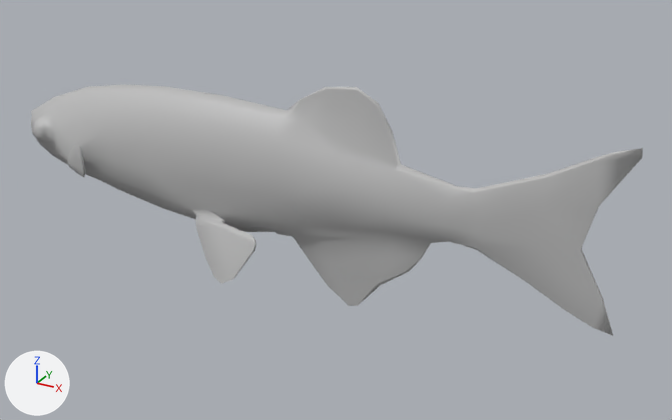
Two versions of the FBX model PhaseII_ProofOfConcept/Assets/Meshes/fish2.fbx, one commit apart.
Before and after are seen from a camera (50 mm lens) standing at (0.534, -0.848, 0.41) and looking at (0.057, 0.019, -0.024). The lights are fixed; the arrows at lower left show +X, +Y and +Z. Where no turn or scale is listed for an object, it has been applied to the vertices.

Before the edit, the objects in view are built like this:
```python
me_mesh = bpy.data.meshes.new('Mesh')
me_mesh.from_pydata(...)  # 440 vertices, 466 faces; spans x -0.392..0.392, y -0.075..0.075, z -0.133..0.133
me_mesh.materials.append(mat_lambert1)  # grey #bcbcbc
ob_fish2 = bpy.data.objects.new('fish2', me_mesh)
ob_fish2.location = (0.0, 0.0, 0.0)
```
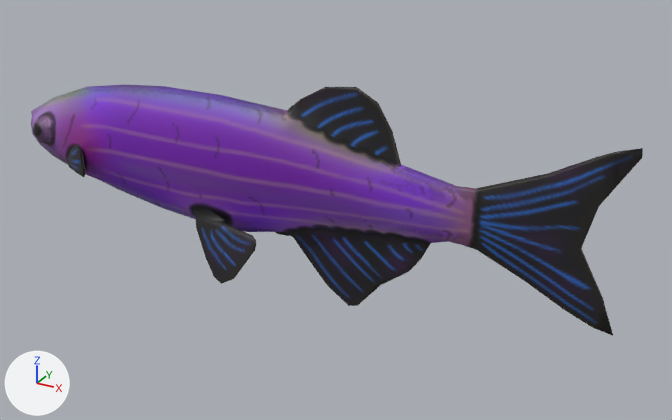
Where the change shows, as pixel boxes (x1, y1, x2, y2) in the pictures (672 x 420 px):
'fish2', recoloured (grey to purple): (31, 84, 643, 335) in both

The change, as a list of edits to the scene's bpy script:
```text
Add img_fish2_multi_bc_tga:
    img_fish2_multi_bc_tga = load_image('fish2_multi_BC.tga', '../Textures/fish2_multi_BC.tga', 256, 256, 'sRGB')
Add mat_lambert2:
    mat_lambert2 = principled_material('lambert2')
    mat_lambert2.texture = img_fish2_multi_bc_tga
Change me_mesh:
    where me_mesh.from_pydata(...)  # 440 vertices, 466 faces; spans x -0.392..0.392, y -0.075..0.075, z -0.133..0.133
    remove me_mesh.materials.append(mat_lambert1)  # grey #bcbcbc
    add me_mesh.materials.append(mat_lambert2)  # picture img_fish2_multi_bc_tga
```
